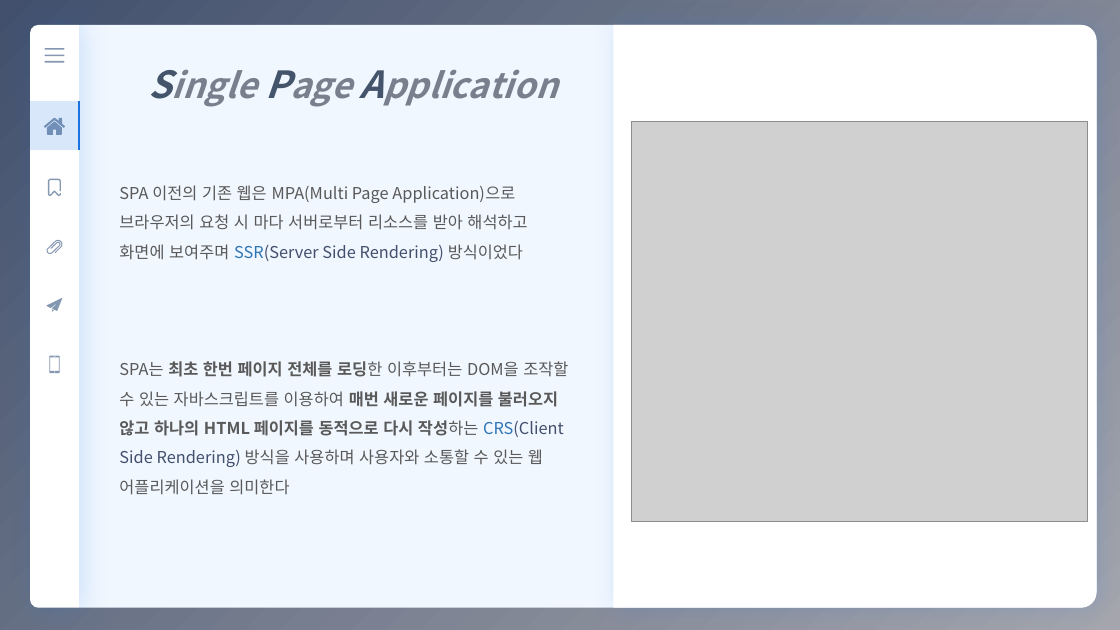
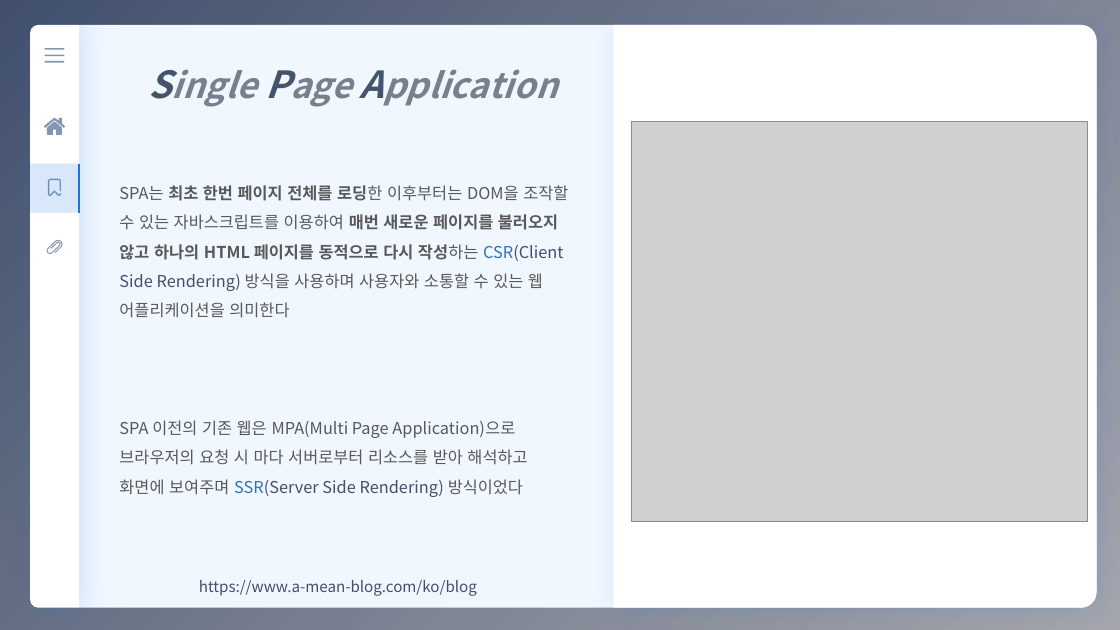
Before and after one commit to eunbee-kim/dmsql1471, a slide deck: slide 5 of 교육/4주차_MVC_SPA_PWA.pptx. Drawn at 1120x630 pixels with LibreOffice and Linux fonts; fonts in the diff are those of the drawing; grey boxes stand for pictures. Boxes give left, top, right and bottom in pixels: in the first picture for what was removed or moved away, otherwise in the second. Text is boxed around its words. In the diff, an @@ line names an element or a change of style, - is before the commit and + after.

```diff
--- a/교육/4주차_MVC_SPA_PWA.pptx
+++ b/교육/4주차_MVC_SPA_PWA.pptx
@@ table: place and size @@
-table at [30, 101, 79, 150]
+table at [30, 164, 79, 213]
@@ text at [119, 185, 568, 318]: paragraph added @@
+SPA는 최초 한번 페이지 전체를 로딩한 이후부터는 DOM을 조작할 수 있는 자바스크립트를 이용하여 매번 새로운 페이지를 불러오지 않고 하나의 HTML 페이지를 동적으로 다시 작성하는 CSR(Client Side Rendering) 방식을 사용하며 사용자와 소통할 수 있는 웹 어플리케이션을 의미한다
@@ freeform shape removed at [47, 298, 63, 312] @@
@@ freeform shape removed at [50, 355, 60, 373] @@
@@ text at [119, 361, 568, 495]: paragraph removed @@
-SPA는 최초 한번 페이지 전체를 로딩한 이후부터는 DOM을 조작할 수 있는 자바스크립트를 이용하여 매번 새로운 페이지를 불러오지 않고 하나의 HTML 페이지를 동적으로 다시 작성하는 CRS(Client Side Rendering) 방식을 사용하며 사용자와 소통할 수 있는 웹 어플리케이션을 의미한다
@@ text added at [199, 580, 477, 596], 13 pt, text #42506D @@
+https://www.a-mean-blog.com/ko/blog
```
Also in this commit, not shown: 7 other slides changed, 3 other files.
